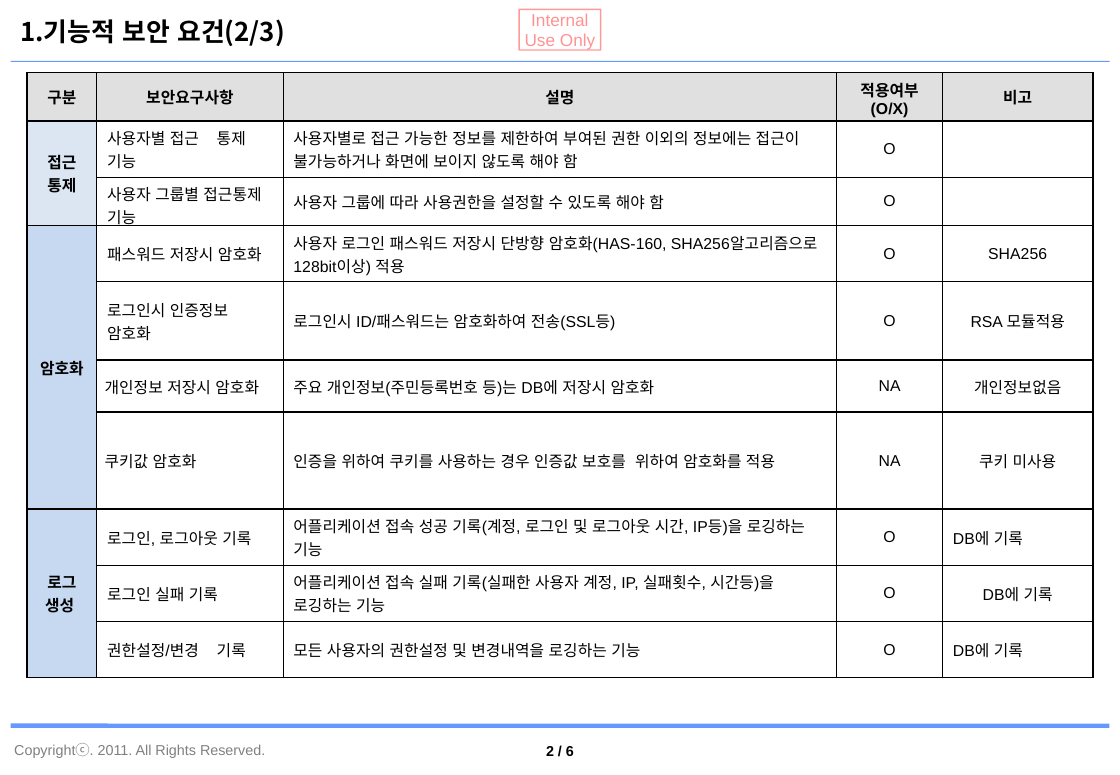
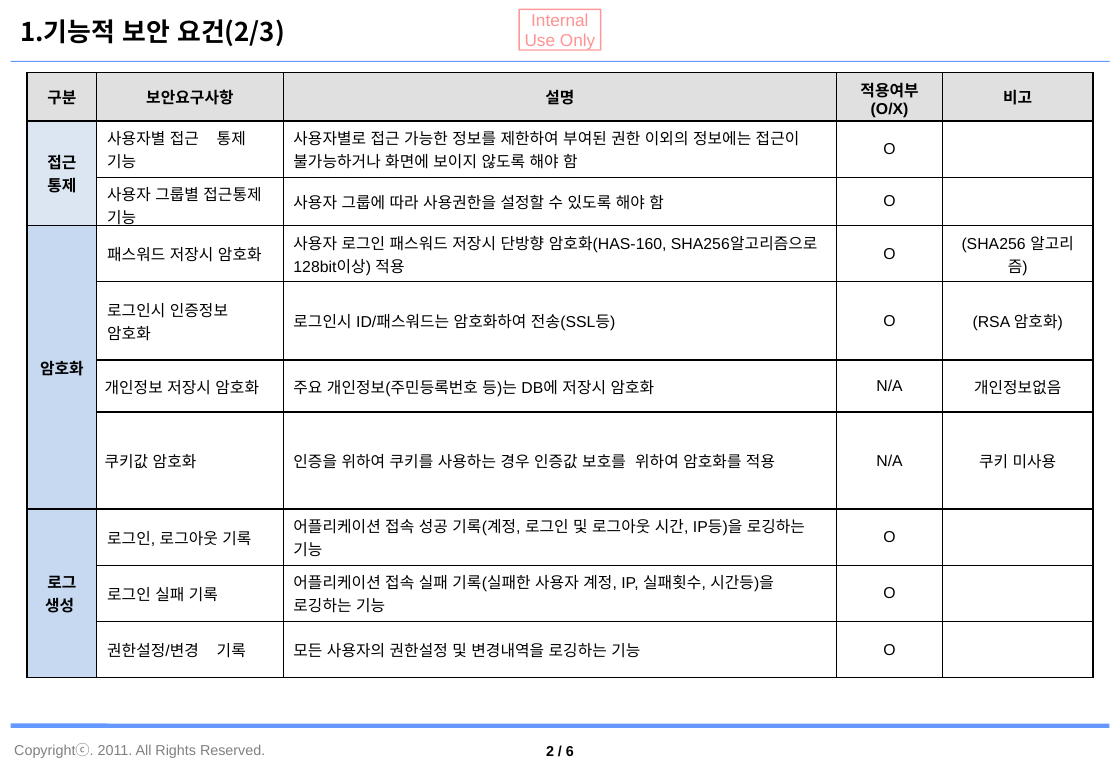
Before and after one commit to jaeyong1/stockmgmt, a slide deck: slide 3 of documents/자재관리시스템_보안점검 결과서.pptx. Drawn at 1120x775 pixels with LibreOffice and Linux fonts; fonts in the diff are those of the drawing; background and template pictures are left out. Boxes give left, top, right and bottom in pixels: in the first picture for what was removed or moved away, otherwise in the second. Text is boxed around its words. In the diff, an @@ line names an element or a change of style, - is before the commit and + after.

```diff
--- a/documents/자재관리시스템_보안점검 결과서.pptx
+++ b/documents/자재관리시스템_보안점검 결과서.pptx
@@ table at [27,72,1093,678] @@
-row 4, column 5: SHA256
+row 4, column 5: (SHA256 알고리즘)
-row 5, column 5: RSA 모듈적용
+row 5, column 5: (RSA 암호화)
-row 6, column 4: NA
+row 6, column 4: N/A
-row 7, column 4: NA
+row 7, column 4: N/A
-row 8, column 5: DB에 기록
+row 8, column 5: 
-row 9, column 5: DB에 기록
+row 9, column 5: 
-row 10, column 5: DB에 기록
+row 10, column 5: 
```
Also in this commit, not shown: 5 other slides changed.
